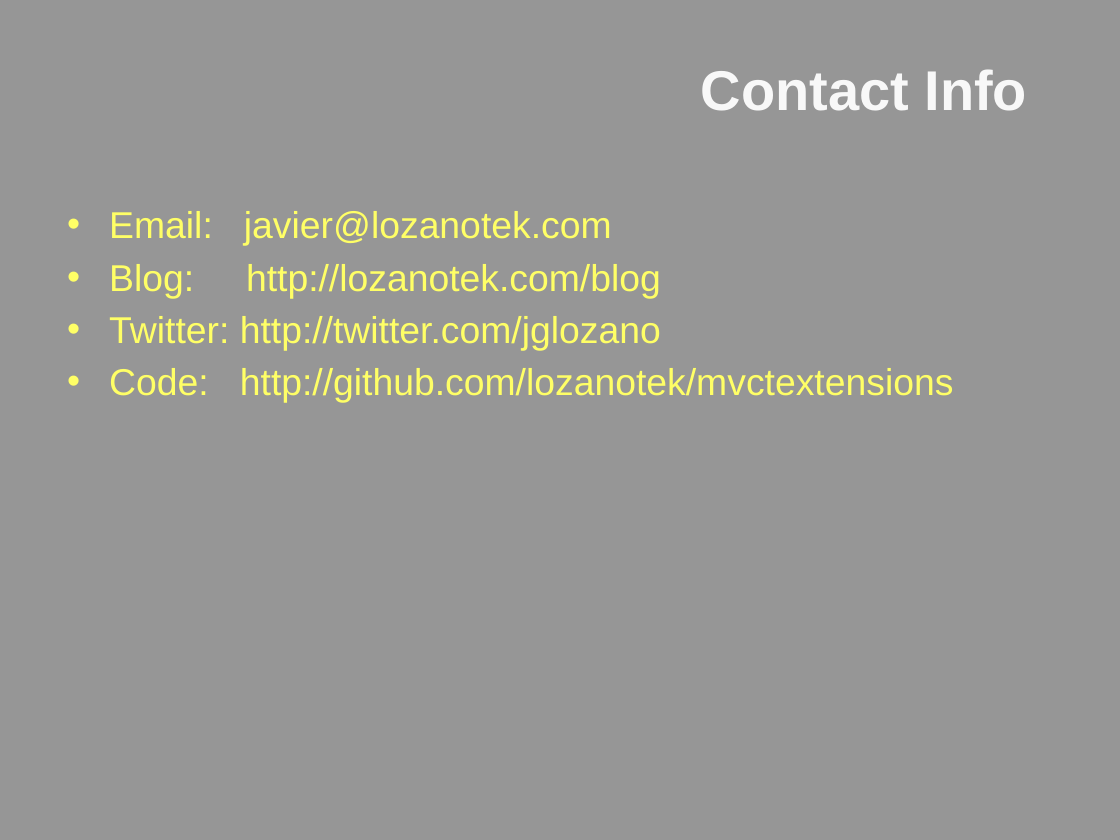
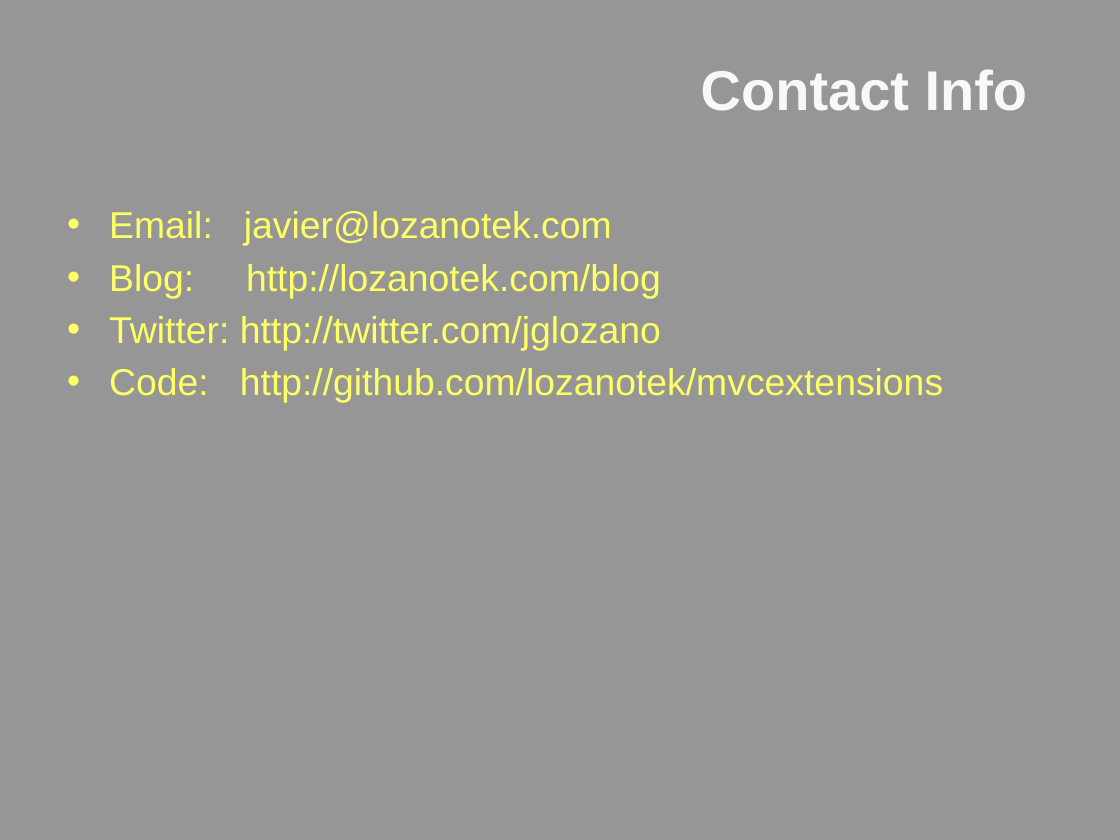
Before and after one commit to lozanotek/mvcextensions, a slide deck: slide 5 of slides/lozano_aspnetconnections_AMV305_Oh_ASPNET_MVC_How_Extensible_Art_Thou.pptx. Drawn at 1120x840 pixels with LibreOffice and Linux fonts; fonts in the diff are those of the drawing; background and template pictures are left out. Boxes give left, top, right and bottom in pixels: in the first picture for what was removed or moved away, otherwise in the second. Text is boxed around its words. In the diff, an @@ line names an element or a change of style, - is before the commit and + after.

```diff
--- a/slides/lozano_aspnetconnections_AMV305_Oh_ASPNET_MVC_How_Extensible_Art_Thou.pptx
+++ b/slides/lozano_aspnetconnections_AMV305_Oh_ASPNET_MVC_How_Extensible_Art_Thou.pptx
@@ text at <box>109,368,943,403</box>: text changed @@
-• Code: http://github.com/lozanotek/mvctextensions
+• Code: http://github.com/lozanotek/mvcextensions
```
Also in this commit, not shown: 1 other slide changed.
